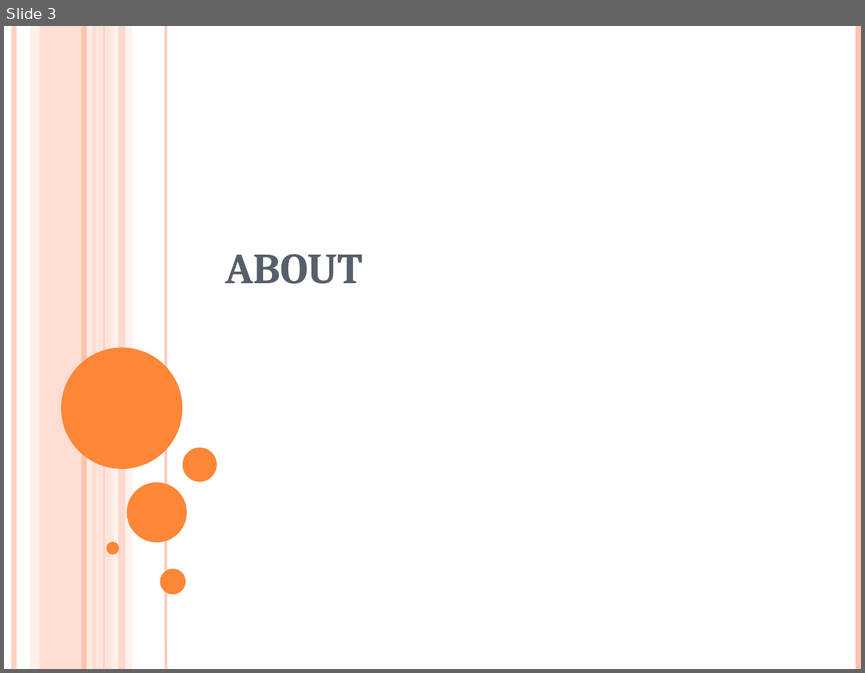
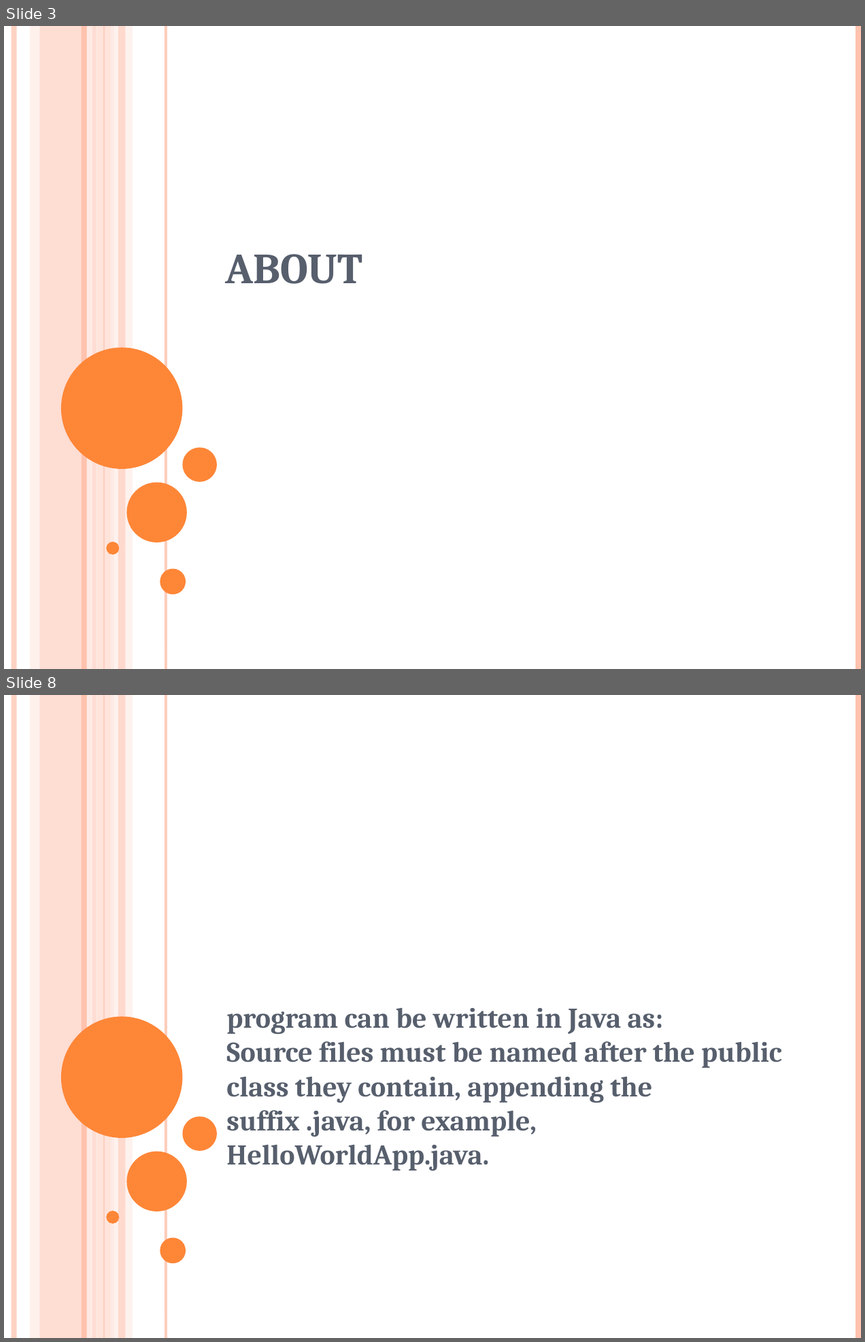
Before and after one commit to surabhi5/instant-ppt, a slide deck: output.pptx. Shown one above the other, each under a label of ours: slide 3 before the commit, slides 3 and 8 after it; the slides between them are not shown. The pictures are 865x673 and 865x1342 pixels, drawn with LibreOffice and Linux fonts; fonts in the diff are those of the drawing. Boxes give left, top, right and bottom in pixels: in the first picture for what was removed or moved away, otherwise in the second. Text is boxed around its words. In the diff, an @@ line names an element or a change of style, - is before the commit and + after.

```diff
--- a/output.pptx
+++ b/output.pptx
@@ slide 8 added at box(4, 695, 861, 1338), background #FFFFFF; not listed: 16 template elements that a slide beside it also shows @@
@@ subtitle added at box(226, 1008, 781, 1170), 24 pt, text #575F6D, bold @@
+program can be written in Java as:
+Source files must be named after the public class they contain, appending the suffix .java, for example, HelloWorldApp.java.
```
Also in this commit, not shown: 2 slides changed, 68 other slides added, 111 slides removed, 2 other files.
